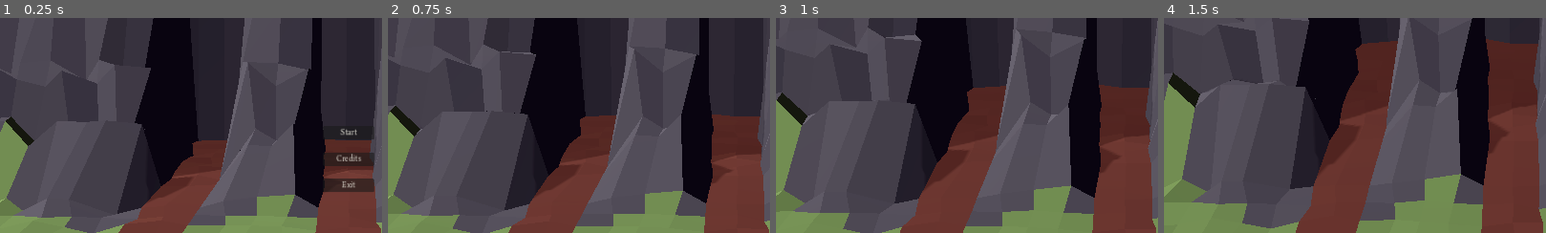
Above: before the commit, frames 1-4 (left to right).
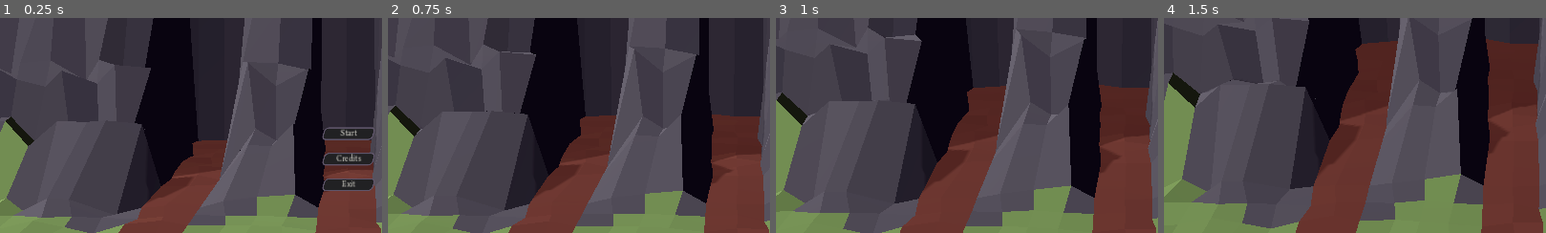
Above: after the commit, the same moments.

Repository: emmdie/3m5Jam2024_1
Game: Godot game, scene res://main.tscn
Two runs of this game, one before a commit and one after it. Both use one fixed random seed, a clock stepped at 60 frames per second and the inputs below.
Inputs (mouse positions are % of the whole screen's width and height, from its top left):
- Up to frame 1 (0.25 s): no input
- Up to frame 2 (0.75 s): click "Start" at 0.5 s
- Up to frame 3 (1 s): no input
- Up to frame 4 (1.5 s): move the mouse to (72, 45) at 1.27 s; hold D (minigame_Right) from 1.28 s (still down); hold J (select_0) from 1.28 s (still down)
The pictures show only the part of the screen within x 4-54%, y 41-91%; the shares and areas given below are measured in that part.

The runs differ from the first frame. In frame 1, 1.2% of the frame differs, in the area x 84-98%, y 50-81%; in frame 2, nothing differs; in frame 3, nothing differs; in frame 4, nothing differs.

Commit message:
add theming for buttons

Diff:
--- a/Assets/theme.tres
+++ b/Assets/theme.tres
@@ -1,6 +1,44 @@
-[gd_resource type="Theme" load_steps=5 format=3 uid="uid://d2lh3hpldd764"]
+[gd_resource type="Theme" load_steps=8 format=3 uid="uid://d2lh3hpldd764"]
 
 [ext_resource type="FontFile" uid="uid://cqn2ulq1n40q4" path="res://Assets/Fonts/Rosarivo-Regular.ttf" id="1_8xd5a"]
+
+[sub_resource type="StyleBoxFlat" id="StyleBoxFlat_sso85"]
+bg_color = Color(0.392157, 0.388235, 0.396078, 1)
+skew = Vector2(0.3, 0)
+border_width_left = 3
+border_width_top = 3
+border_width_right = 3
+border_width_bottom = 3
+corner_radius_top_left = 10
+corner_radius_top_right = 10
+corner_radius_bottom_right = 10
+corner_radius_bottom_left = 10
+
+[sub_resource type="StyleBoxFlat" id="StyleBoxFlat_2wuk0"]
+bg_color = Color(0.129412, 0.129412, 0.137255, 1)
+skew = Vector2(0.3, 0)
+border_width_left = 3
+border_width_top = 3
+border_width_right = 3
+border_width_bottom = 3
+border_color = Color(0.372549, 0.333333, 0.415686, 1)
+corner_radius_top_left = 10
+corner_radius_top_right = 10
+corner_radius_bottom_right = 10
+corner_radius_bottom_left = 10
+
+[sub_resource type="StyleBoxFlat" id="StyleBoxFlat_wnfng"]
+bg_color = Color(0.94902, 0.941176, 0.898039, 1)
+skew = Vector2(0.3, 0)
+border_width_left = 3
+border_width_top = 3
+border_width_right = 3
+border_width_bottom = 3
+border_color = Color(0.129412, 0.129412, 0.137255, 1)
+corner_radius_top_left = 10
+corner_radius_top_right = 10
+corner_radius_bottom_right = 10
+corner_radius_bottom_left = 10
 
 [sub_resource type="StyleBoxFlat" id="StyleBoxFlat_bbp6c"]
 bg_color = Color(0.262745, 0.262745, 0.415686, 1)
@@ -42,6 +80,9 @@
 Button/colors/icon_hover_pressed_color = Color(0.207843, 0.168627, 0.258824, 1)
 Button/colors/icon_normal_color = Color(0.129412, 0.129412, 0.137255, 1)
 Button/colors/icon_pressed_color = Color(0.721569, 0.709804, 0.72549, 1)
+Button/styles/hover = SubResource("StyleBoxFlat_sso85")
+Button/styles/normal = SubResource("StyleBoxFlat_2wuk0")
+Button/styles/pressed = SubResource("StyleBoxFlat_wnfng")
 Label/colors/font_color = Color(0.94902, 0.941176, 0.898039, 1)
 Label/colors/font_outline_color = Color(0.129412, 0.129412, 0.137255, 1)
 MarginContainer/constants/margin_bottom = 20
--- a/project.godot
+++ b/project.godot
@@ -34,6 +34,7 @@
 
 [gui]
 
+theme/custom="res://Assets/theme.tres"
 theme/custom_font="res://Assets/Fonts/Rosarivo-Regular.ttf"
 
 [input]
